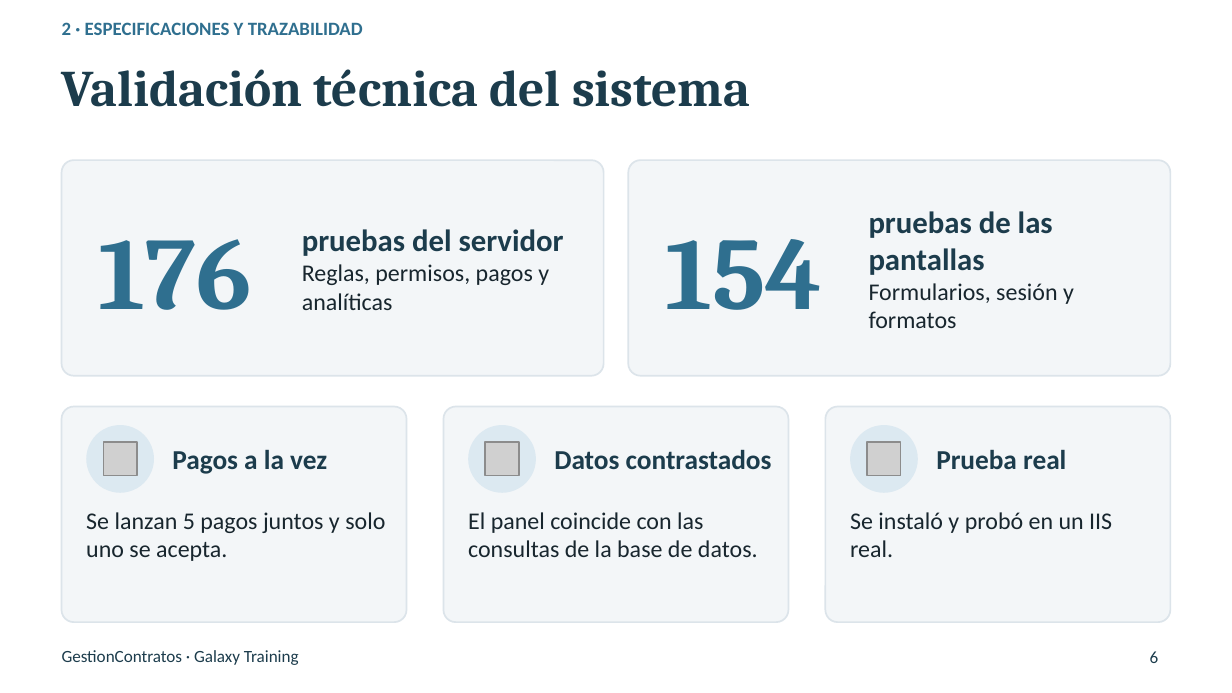
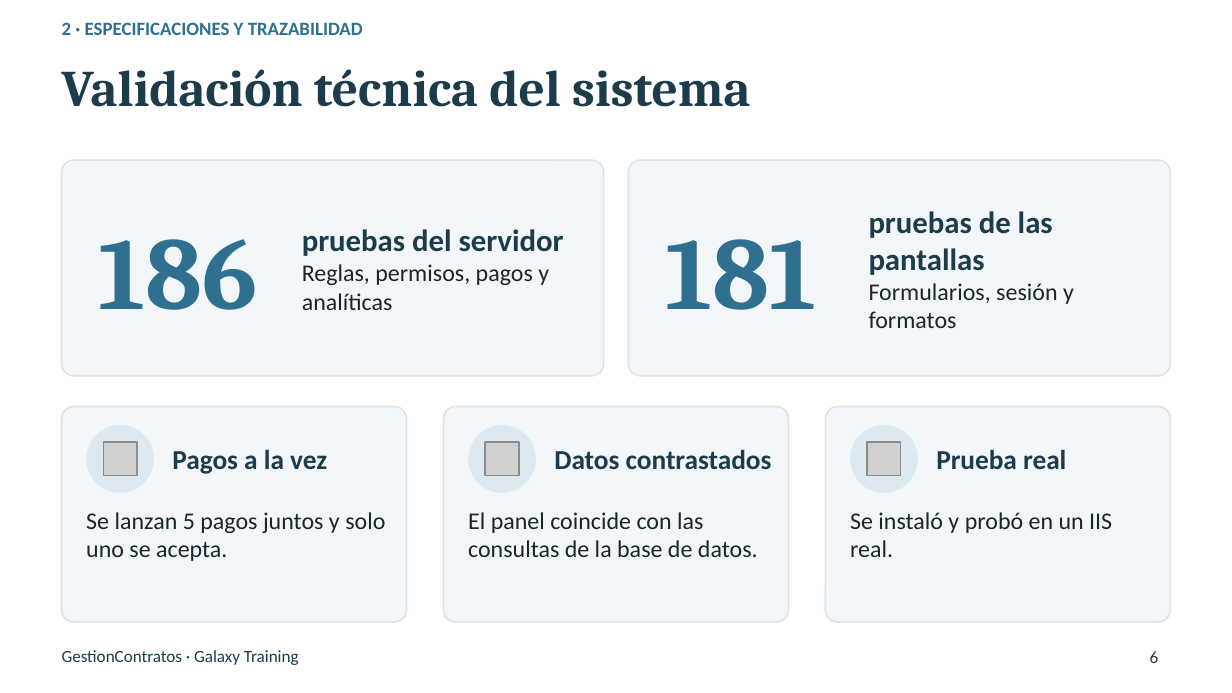
Before and after one commit to yurigrandez/ProyectoIntegrador, a slide deck: slide 6 of Presentacion/Presentacion_Final_GestionContratos.pptx. Drawn at 1232x693 pixels with LibreOffice and Linux fonts; fonts in the diff are those of the drawing; grey boxes stand for pictures; background and template pictures are left out. Boxes give left, top, right and bottom in pixels: in the first picture for what was removed or moved away, otherwise in the second. Text is boxed around its words. In the diff, an @@ line names an element or a change of style, - is before the commit and + after.

```diff
--- a/Presentacion/Presentacion_Final_GestionContratos.pptx
+++ b/Presentacion/Presentacion_Final_GestionContratos.pptx
@@ text at [99, 239, 258, 310]: text changed @@
-176
+186
@@ text at [665, 239, 816, 310]: text changed @@
-154
+181
```
